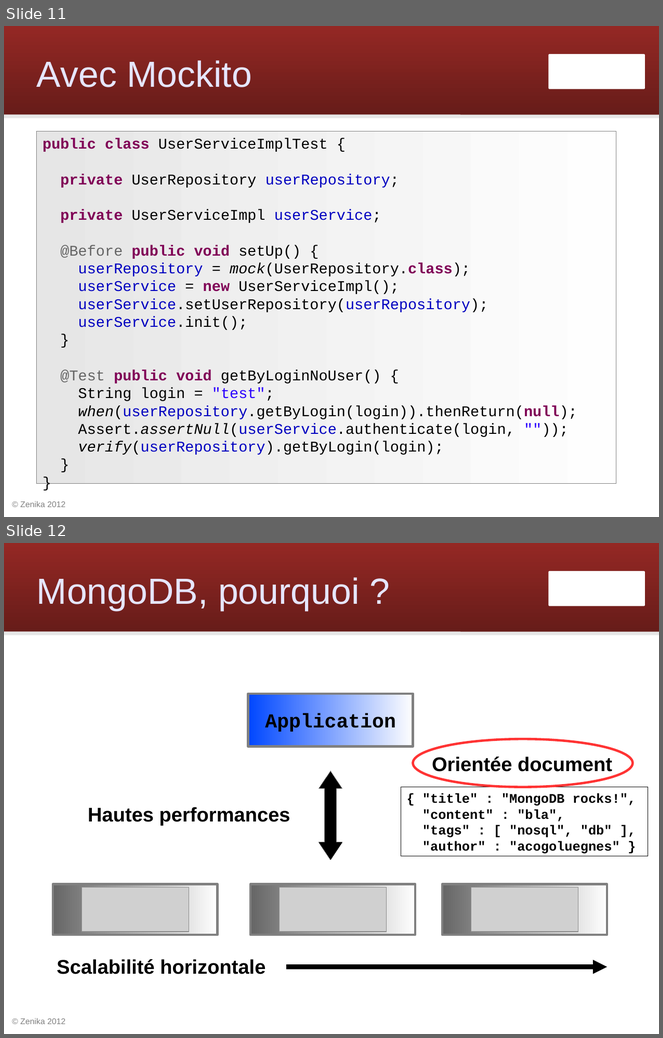
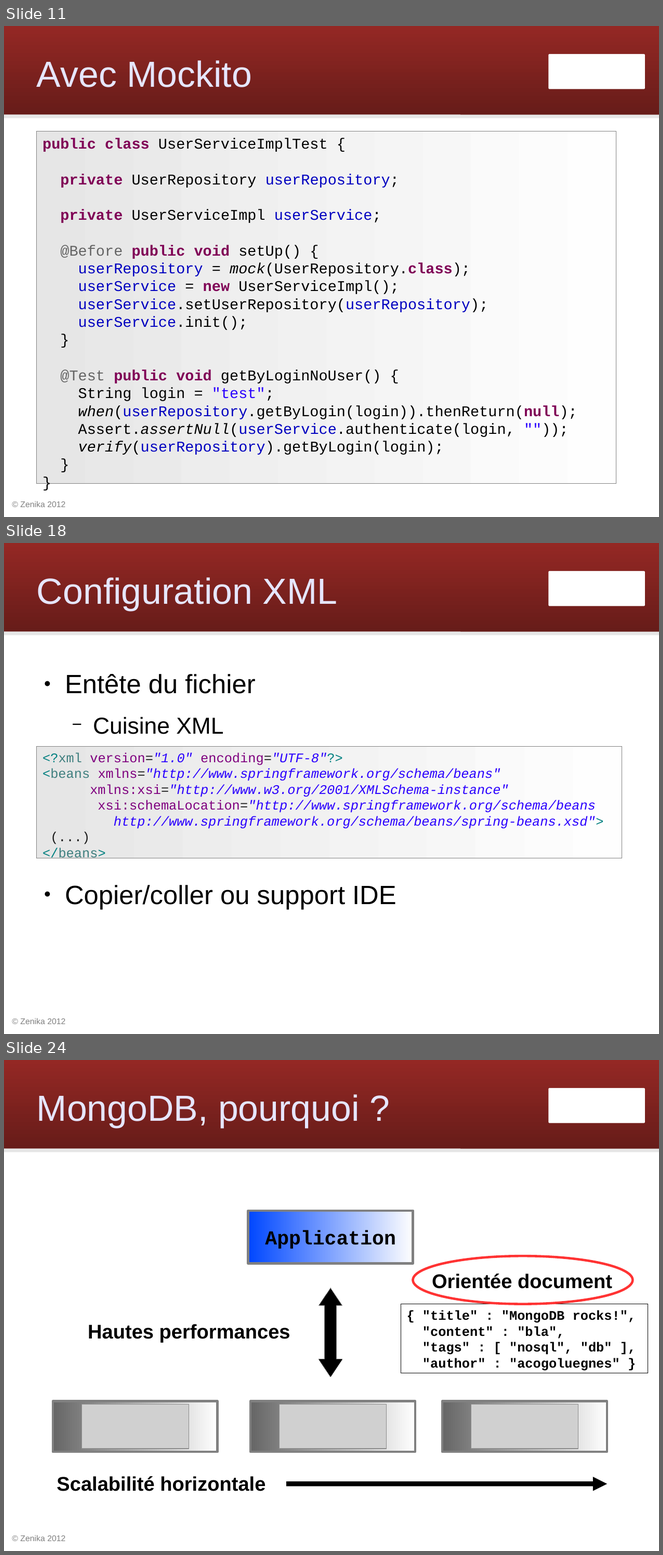
Before and after one commit to Zenika/workshop-spring-core, a slide deck: spring-workshop.odp. Shown one above the other, each under a label of ours: slides 11 and 12 before the commit, slides 11, 18 and 24 after it; the slides between them are not shown. The pictures are 663x1038 and 663x1555 pixels, drawn with LibreOffice and Linux fonts; fonts in the diff are those of the drawing; grey boxes stand for pictures; background and template pictures are left out. Boxes give left, top, right and bottom in pixels: in the first picture for what was removed or moved away, otherwise in the second. Text is boxed around its words. In the diff, an @@ line names an element or a change of style, - is before the commit and + after.

Commit message:
slides configuration XML

```diff
--- a/spring-workshop.odp
+++ b/spring-workshop.odp
@@ slide 18 added at box(4, 543, 659, 1034), background #FFFFFF; not listed: 4 template elements that a slide beside it also shows @@
@@ title added at box(37, 577, 338, 611), 44 pt, text #E6E6FF @@
+Configuration XML
@@ text added at box(65, 674, 397, 910), 32 pt, text #000000 @@
+● Entête du fichier
+  − Cuisine XML
+● Copier/coller ou support IDE
@@ rectangle added at box(37, 746, 622, 858), fill gradient #E6E6E6 to #FEFEFE, outline #808080 0 pt, 16 pt, text #2A00FF, italic @@
+<?xml version="1.0" encoding="UTF-8"?>
+<beans xmlns="http://www.springframework.org/schema/beans"
+xmlns:xsi="http://www.w3.org/2001/XMLSchema-instance"
+xsi:schemaLocation="http://www.springframework.org/schema/beans
+http://www.springframework.org/schema/beans/spring-beans.xsd">
+(...)
+</beans>
@@ what was slide 12 is now slide 24 @@
```
Also in this commit, not shown: 11 other slides added, 1 other file.
